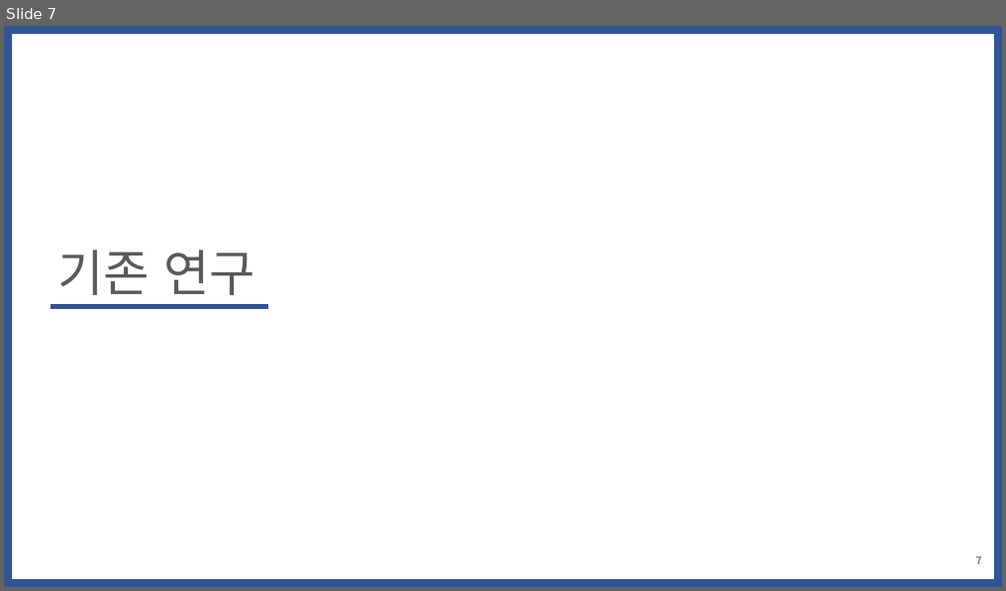
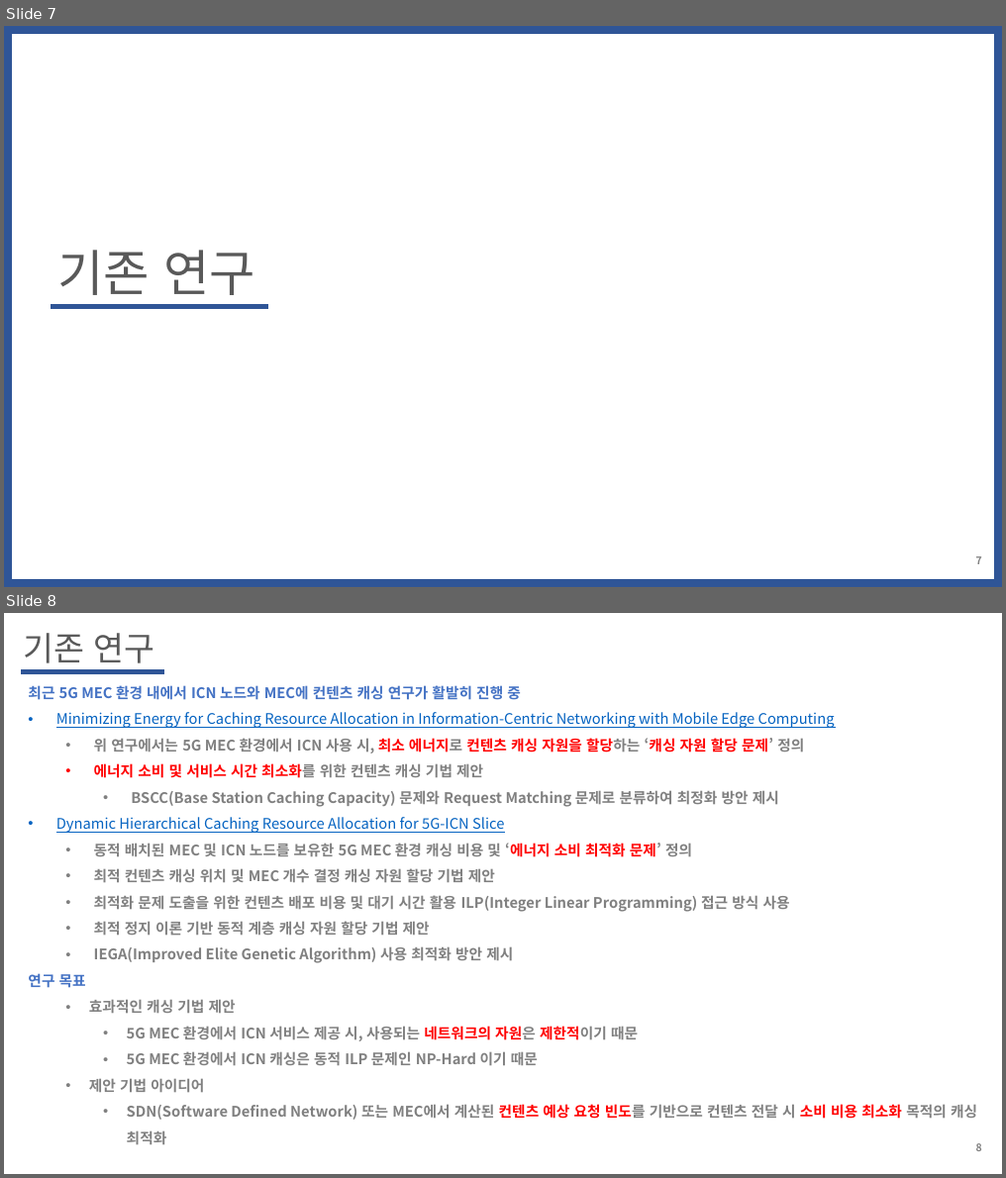
Before and after one commit to WoogiBoogi1129/ICN-NDN, a slide deck: Named-Data-Net/PPT/MEC에서-정보-중심-네트워크-컨텐츠-캐싱-최적화-방안.pptx. Shown one above the other, each under a label of ours: slide 7 before the commit, slides 7 and 8 after it. The pictures are 1006x591 and 1006x1178 pixels, drawn with LibreOffice and Linux fonts; fonts in the diff are those of the drawing. Boxes give left, top, right and bottom in pixels: in the first picture for what was removed or moved away, otherwise in the second. Text is boxed around its words. In the diff, an @@ line names an element or a change of style, - is before the commit and + after.

```diff
--- a/Named-Data-Net/PPT/MEC에서-정보-중심-네트워크-컨텐츠-캐싱-최적화-방안.pptx
+++ b/Named-Data-Net/PPT/MEC에서-정보-중심-네트워크-컨텐츠-캐싱-최적화-방안.pptx
@@ slide 8 added at (4,613,1002,1174), background #FFFFFF @@
@@ text added at (23,633,154,663), 32 pt, text #595959 @@
+기존 연구
@@ line added from (21, 672) to (165, 672), #2F5597 4.5 pt @@
@@ text added at (28,685,977,1145), 14 pt, text #808080, bold @@
+최근 5G MEC 환경 내에서 ICN 노드와 MEC에 컨텐츠 캐싱 연구가 활발히 진행 중
+• Minimizing Energy for Caching Resource Allocation in Information-Centric Networking with Mobile Edge Computing
+  • 위 연구에서는 5G MEC 환경에서 ICN 사용 시, 최소 에너지로 컨텐츠 캐싱 자원을 할당하는 ‘캐싱 자원 할당 문제’ 정의
+  • 에너지 소비 및 서비스 시간 최소화를 위한 컨텐츠 캐싱 기법 제안
+    • BSCC(Base Station Caching Capacity) 문제와 Request Matching 문제로 분류하여 최정화 방안 제시
+• Dynamic Hierarchical Caching Resource Allocation for 5G-ICN Slice
+  • 동적 배치된 MEC 및 ICN 노드를 보유한 5G MEC 환경 캐싱 비용 및 ‘에너지 소비 최적화 문제’ 정의
+  • 최적 컨텐츠 캐싱 위치 및 MEC 개수 결정 캐싱 자원 할당 기법 제안
+  • 최적화 문제 도출을 위한 컨텐츠 배포 비용 및 대기 시간 활용 ILP(Integer Linear Programming) 접근 방식 사용
+  • 최적 정지 이론 기반 동적 계층 캐싱 자원 할당 기법 제안
+  • IEGA(Improved Elite Genetic Algorithm) 사용 최적화 방안 제시
+연구 목표
+  • 효과적인 캐싱 기법 제안
+    • 5G MEC 환경에서 ICN 서비스 제공 시, 사용되는 네트워크의 자원은 제한적이기 때문
+    • 5G MEC 환경에서 ICN 캐싱은 동적 ILP 문제인 NP-Hard 이기 때문
+  • 제안 기법 아이디어
+    • SDN(Software Defined Network) 또는 MEC에서 계산된 컨텐츠 예상 요청 빈도를 기반으로 컨텐츠 전달 시 소비 비용 최소화 목적의 캐싱 최적화
@@ page number added at (976,1144,982,1152), 10 pt, text #808080, bold @@
+8
```
Also in this commit, not shown: 3 slides changed, 6 other slides added, 1 other file.
